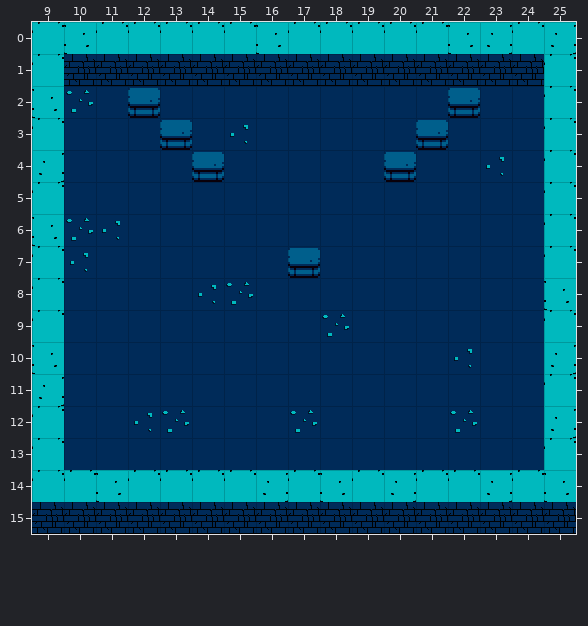
Tiled map: assets/tiles/Level-00.tmx. Above: the version before the commit.
Cells are 32x32 px. Shown: x 9..25, y 0..15.
Now the later version:
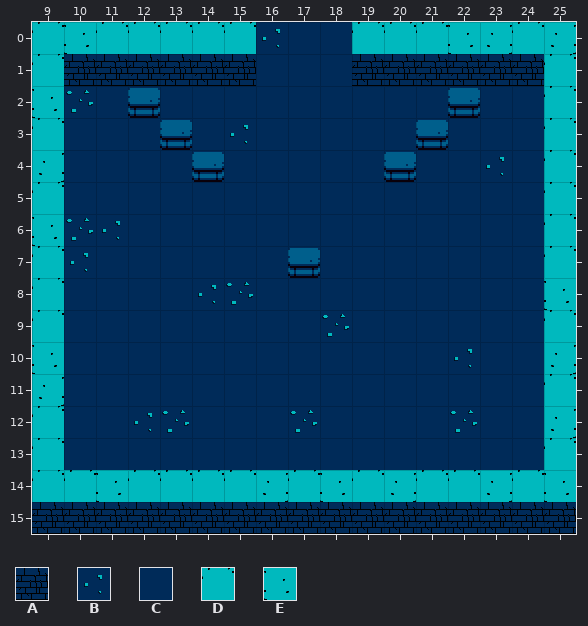
Key: from "dungeon_game": A 0, B 2, C 3, D 26, E 27.
_ is an empty cell, . an unchanged one.
What changed:
--- layer "Camada de Blocos 1"
@@ x 16..18 @@
- 0 EDD
- 1 AAA
+ 0 BCC
+ 1 CCC
Changed places in both pictures, as pixel boxes (x1, y1, x2, y2):
changed: (256, 22, 352, 86)
